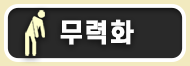
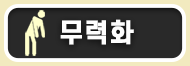
Layered file, before and after one edit (190x66). Changes by layer:
pixels changed over bbox(19, 6, 50, 64) (layer not identified)
